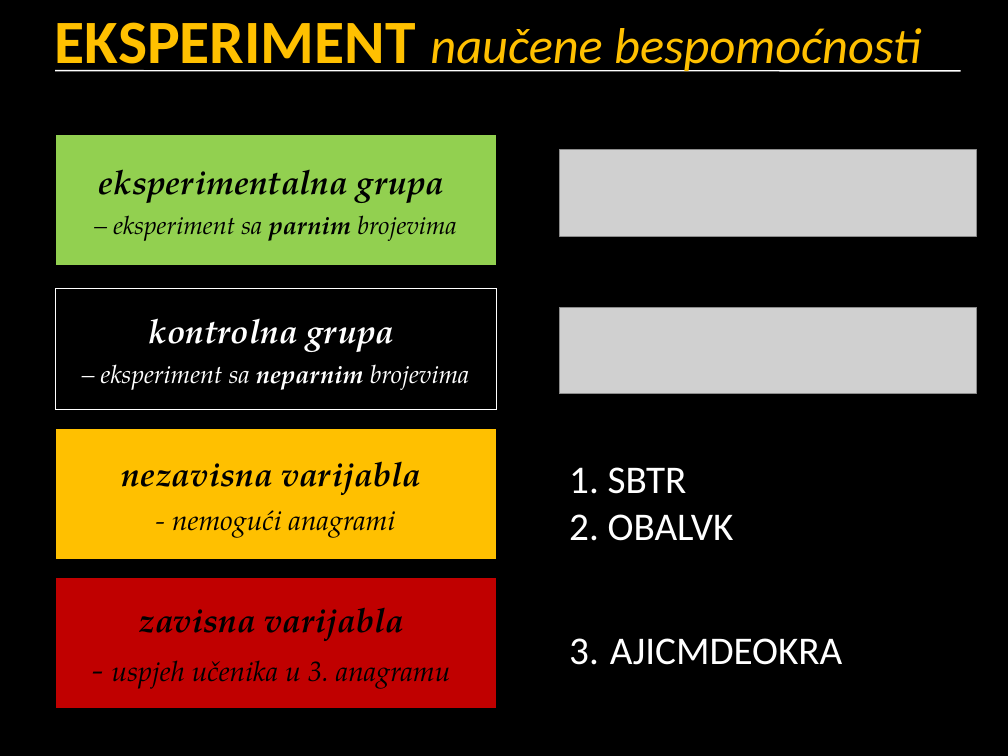
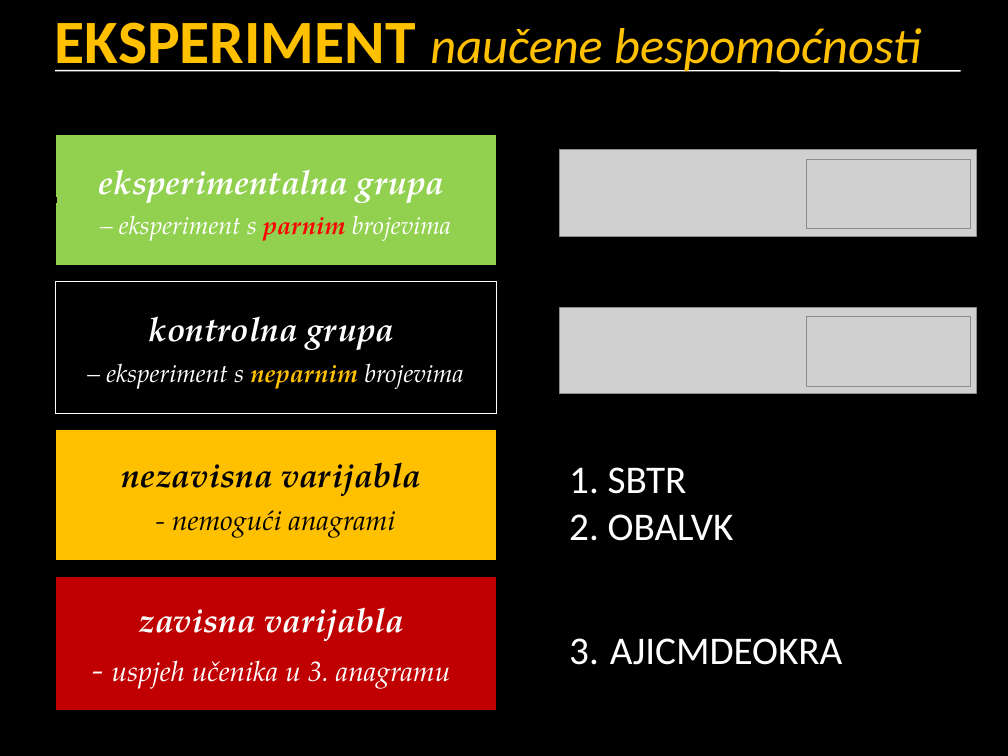
Before and after one commit to cornx/print, a slide deck: slide 29 of data/prezentacije/sociologija/002_metode_istrazivanja.pptx (slide 45 before the commit). Drawn at 1008x756 pixels with LibreOffice and Linux fonts; fonts in the diff are those of the drawing; grey boxes stand for pictures. Boxes give left, top, right and bottom in pixels: in the first picture for what was removed or moved away, otherwise in the second. Text is boxed around its words. In the diff, an @@ line names an element or a change of style, - is before the commit and + after.

```diff
--- a/data/prezentacije/sociologija/002_metode_istrazivanja.pptx
+++ b/data/prezentacije/sociologija/002_metode_istrazivanja.pptx
@@ text in rectangle at [98,169,445,203]: text colour #000000 to #FFFFFF in "eksperimentalna grupa" @@
@@ picture added at [806,159,972,229] @@
@@ elbow arrow (56, 200) - (55, 643): route changed @@
@@ elbow arrow (496, 495) - (498, 200): route changed @@
@@ text in rectangle at [119,215,451,241]: text changed; text colour #000000 to #FFFFFF @@
-– eksperiment sa parnim brojevima
+– eksperiment s parnim brojevima
@@ rectangle "kontrolna grupa": place and size @@
-rectangle "kontrolna grupa" at [55,288,497,408]
+rectangle "kontrolna grupa" at [55,282,497,414]
@@ picture added at [806,317,972,386] @@
@@ text in rectangle at [106,363,463,389]: text changed @@
-– eksperiment sa neparnim brojevima
+– eksperiment s neparnim brojevima
@@ rectangle "zavisna varijabla" at [55,577,497,711]: text colour #000000 to #FFFFFF @@
```
Also in this commit, not shown: 12 other slides changed.
